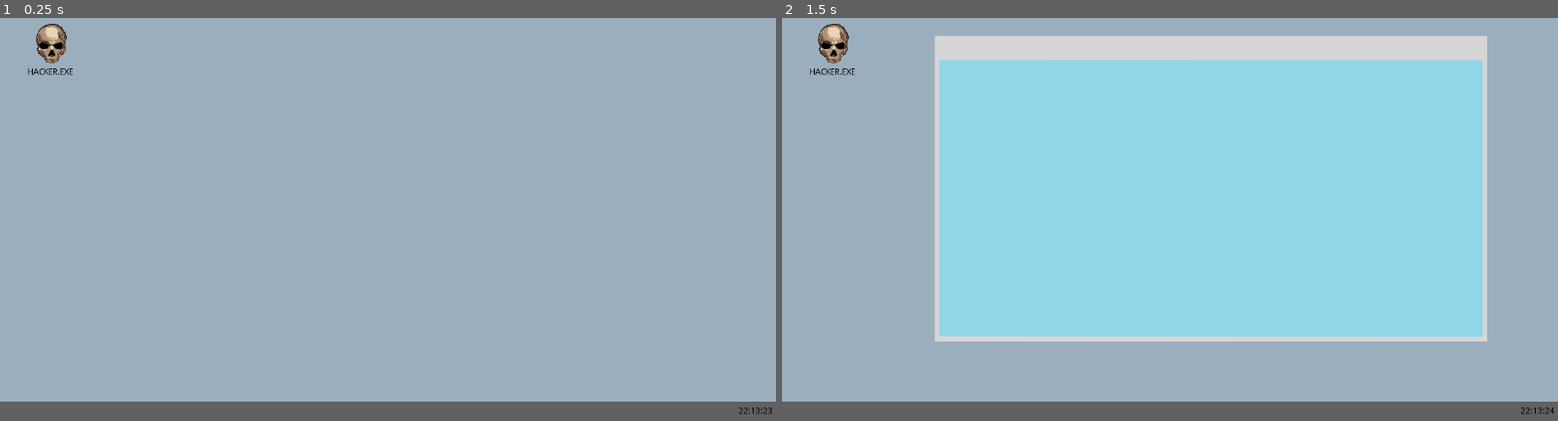
Above: before the commit, frames 1-2 (left to right).
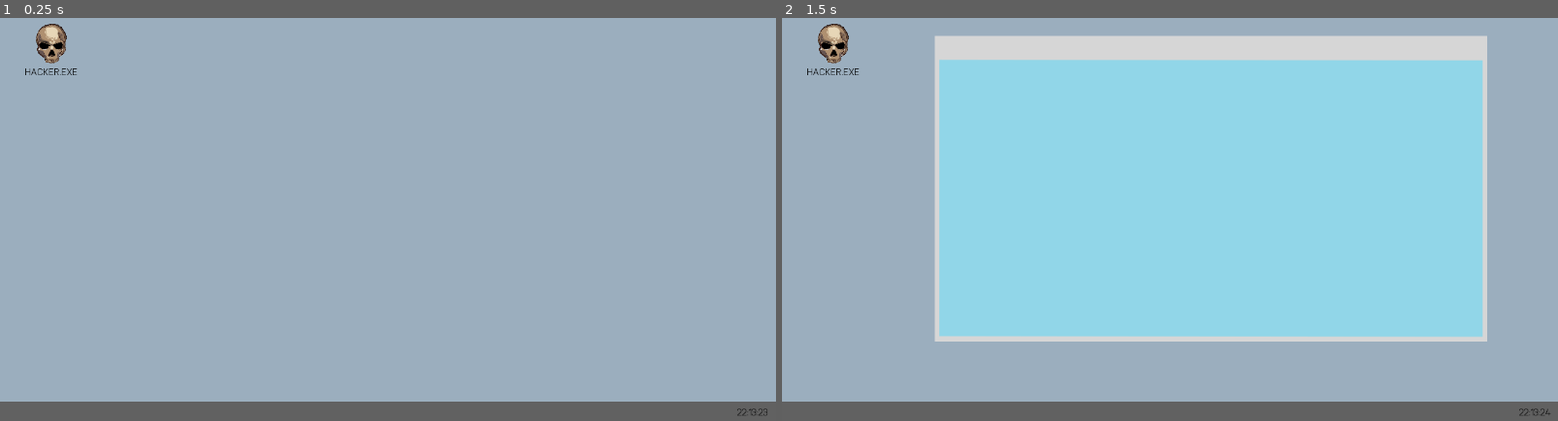
Above: after the commit, the same moments.

Repository: famellad/hackerpal95ggj
Game: Godot game, scene res://data/game/Menu.tscn
Two runs of this game, one before a commit and one after it. Both use one fixed random seed, a clock stepped at 60 frames per second and the inputs below.
Inputs:
- Up to frame 1 (0.25 s): no input
- Up to frame 2 (1.5 s): click "HACKER.EXE" at 0.5 s; tap Enter at 1.25 s; hold Right (ui_right) from 1.28 s (still down)

The runs differ from the first frame. In frame 1, 0.1% of the frame differs, in the area x 3-100%, y 12-99%; in frame 2, 0.1%.

Commit message:
Labels usando la fuente

Diff:
--- a/Hackerpal95/data/game/Menu.tscn
+++ b/Hackerpal95/data/game/Menu.tscn
@@ -7,6 +7,30 @@
 [ext_resource path="res://data/game/icono.png" type="Texture" id=5]
 [ext_resource path="res://data/game/Icono.gd" type="Script" id=6]
 [ext_resource path="res://data/game/hackerexe/Hackerexe.tscn" type="PackedScene" id=7]
+
+[sub_resource type="DynamicFontData" id=1]
+
+font_path = "res://data/fonts/Nairi-Normal.ttf"
+
+[sub_resource type="DynamicFont" id=2]
+
+size = 16
+use_mipmaps = false
+use_filter = false
+font_data = SubResource( 1 )
+_sections_unfolded = [ "Font", "Settings" ]
+
+[sub_resource type="DynamicFontData" id=3]
+
+font_path = "res://data/fonts/Nairi-Normal.ttf"
+
+[sub_resource type="DynamicFont" id=4]
+
+size = 16
+use_mipmaps = false
+use_filter = false
+font_data = SubResource( 3 )
+_sections_unfolded = [ "Font", "Settings" ]
 
 [node name="Menu" type="Node" index="0"]
 
@@ -36,22 +60,23 @@
 anchor_top = 0.0
 anchor_right = 0.0
 anchor_bottom = 0.0
-margin_left = 1218.0
-margin_top = -23.0
+margin_left = 1216.0
+margin_top = -26.0
 margin_right = 1274.0
-margin_bottom = -9.0
+margin_bottom = -6.0
 rect_pivot_offset = Vector2( 0, 0 )
 mouse_filter = 2
 mouse_default_cursor_shape = 0
 size_flags_horizontal = 1
 size_flags_vertical = 4
+custom_fonts/font = SubResource( 2 )
 custom_colors/font_color = Color( 0, 0, 0, 1 )
 text = "16:20:00"
 percent_visible = 1.0
 lines_skipped = 0
 max_lines_visible = -1
 script = ExtResource( 4 )
-_sections_unfolded = [ "custom_colors" ]
+_sections_unfolded = [ "custom_colors", "custom_fonts" ]
 
 [node name="Icono" type="Button" parent="." index="2"]
 
@@ -83,21 +108,23 @@
 anchor_top = 0.0
 anchor_right = 0.0
 anchor_bottom = 0.0
-margin_top = 84.0
-margin_right = 76.0
-margin_bottom = 98.0
+margin_left = -4.0
+margin_top = 79.0
+margin_right = 83.0
+margin_bottom = 99.0
 rect_pivot_offset = Vector2( 0, 0 )
 mouse_filter = 2
 mouse_default_cursor_shape = 0
 size_flags_horizontal = 1
 size_flags_vertical = 4
+custom_fonts/font = SubResource( 4 )
 custom_colors/font_color = Color( 0, 0, 0, 1 )
 text = "HACKER.EXE"
 align = 1
 percent_visible = 1.0
 lines_skipped = 0
 max_lines_visible = -1
-_sections_unfolded = [ "custom_colors" ]
+_sections_unfolded = [ "custom_fonts" ]
 
 [node name="Hackerexe" parent="." index="3" instance=ExtResource( 7 )]
 
Not shown: 1 places in Hackerpal95/data/game/Menu.tscn that only renumber resources
